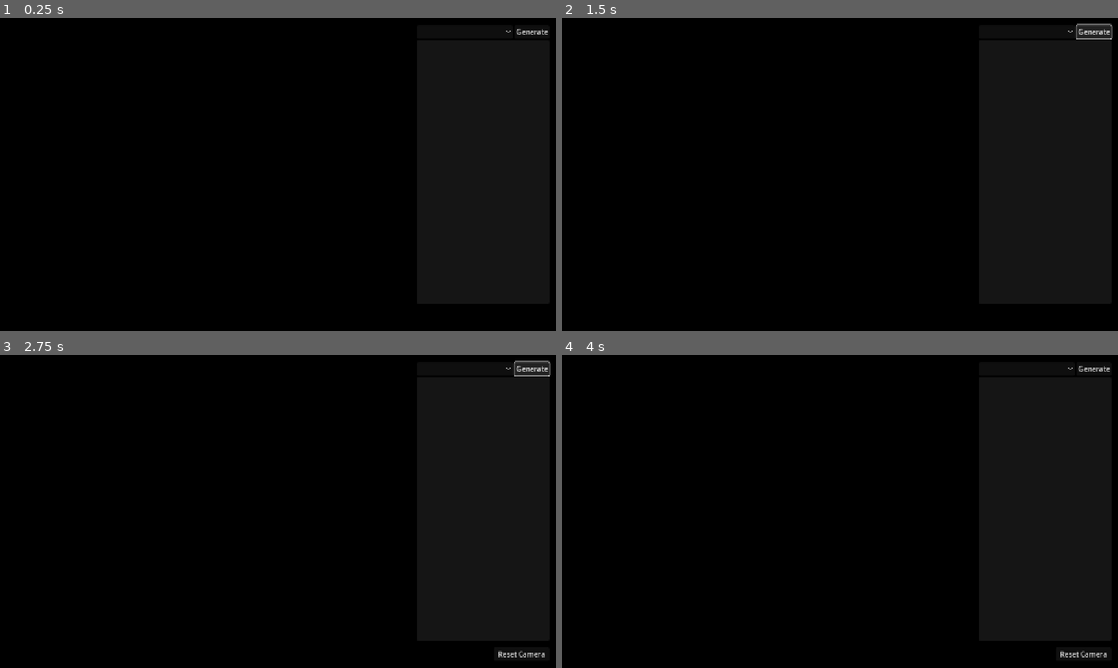
Above: before the commit, frames 1-4 (two rows, left to right).
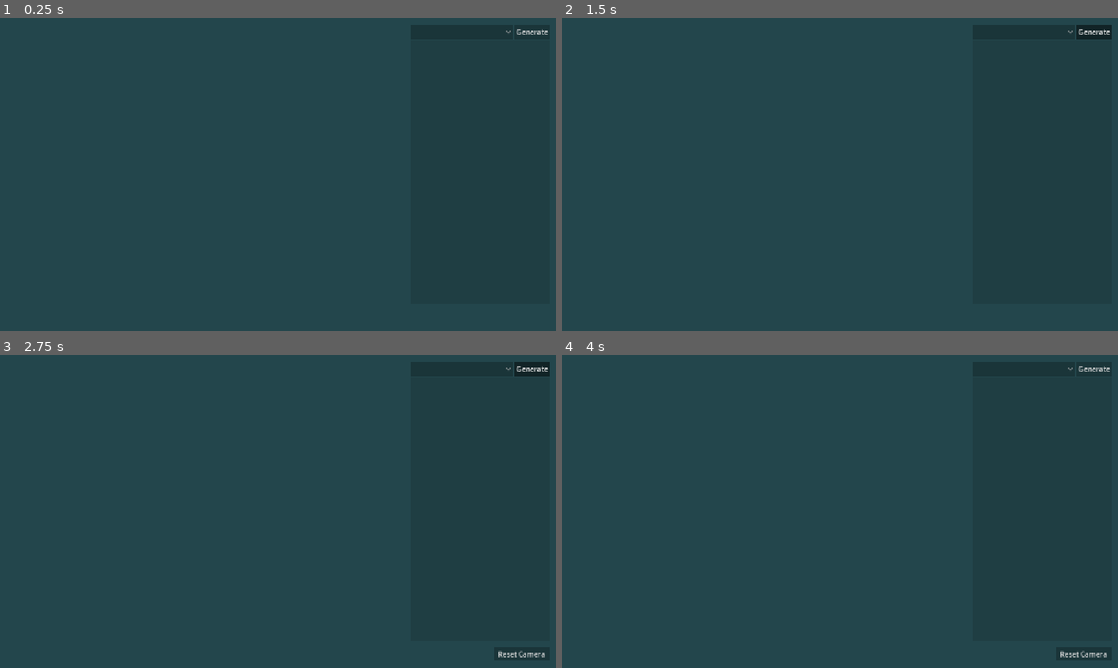
Above: after the commit, the same moments.

Repository: turboshook/ProGenViz
Game: Godot game, scene res://main.tscn
Same seed, same stepped clock (60 frames per second), same inputs: the game is played once before the commit and once after it.
Inputs (mouse positions are in pixels of both pictures, inside the frame that each line leads up to; where the layout moved, square brackets give the same spot in the first picture):
- Up to frame 1 (0.25 s): no input
- Up to frame 2 (1.5 s): click (1023, 30) [1029, 30] at 0.5 s; click "Generate" at 1.25 s
- Up to frame 3 (2.75 s): tap Enter at 2 s; hold D (input_right) from 2.03 s (still down)
- Up to frame 4 (4 s): release D (input_right) at 2.75 s; click "Reset Camera" at 2.75 s; tap Space at 3.5 s; hold S (input_down) from 3.53 s (still down)

The runs differ from the first frame. In frame 1, 100% of the frame differs, in the area x 0-100%, y 0-100%; in frame 2, 100%; in frame 3, 100%; in frame 4, 100%.
Error in both runs: Invalid call. Nonexistent function 'generate_from_default' in base 'Nil'. (res://main.gd:47)

Commit message:
color palette and UI theme updates

Diff:
--- a/generators/random_walk/r_w_tile_map.tscn
+++ b/generators/random_walk/r_w_tile_map.tscn
@@ -1,6 +1,6 @@
 [gd_scene load_steps=4 format=3 uid="uid://cuu55vehijv7w"]
 
-[ext_resource type="Texture2D" uid="uid://bo2x2rjm4jii4" path="res://generators/random_walk/tiles.png" id="1_f1f60"]
+[ext_resource type="Texture2D" uid="uid://cl7vg0jbfeaot" path="res://import/tiles.png" id="1_f1f60"]
 
 [sub_resource type="TileSetAtlasSource" id="TileSetAtlasSource_rbm2k"]
 texture = ExtResource("1_f1f60")
@@ -9,6 +9,8 @@
 1:0/0 = 0
 0:1/0 = 0
 1:1/0 = 0
+0:2/0 = 0
+1:2/0 = 0
 
 [sub_resource type="TileSet" id="TileSet_sm51u"]
 tile_size = Vector2i(8, 8)
--- a/generators/simple_room_placement/s_r_p_tile_map.tscn
+++ b/generators/simple_room_placement/s_r_p_tile_map.tscn
@@ -1,6 +1,6 @@
 [gd_scene load_steps=4 format=3 uid="uid://cenqrtljsxea"]
 
-[ext_resource type="Texture2D" uid="uid://cl7vg0jbfeaot" path="res://generators/simple_room_placement/tiles.png" id="1_xulya"]
+[ext_resource type="Texture2D" uid="uid://cl7vg0jbfeaot" path="res://import/tiles.png" id="1_xulya"]
 
 [sub_resource type="TileSetAtlasSource" id="TileSetAtlasSource_7hhtk"]
 texture = ExtResource("1_xulya")
@@ -9,6 +9,8 @@
 1:0/0 = 0
 0:1/0 = 0
 1:1/0 = 0
+0:2/0 = 0
+1:2/0 = 0
 
 [sub_resource type="TileSet" id="TileSet_4oshb"]
 tile_size = Vector2i(8, 8)
--- a/main.gd
+++ b/main.gd
@@ -8,10 +8,10 @@
 	"res://generators/random_walk/generator.gd"
 ]
 
-@onready var algorithm_selection_button: OptionButton = $CanvasLayer/VBoxContainer/HBoxContainer/AlgorithmSelectionButton
-@onready var generate_button: Button = $CanvasLayer/VBoxContainer/HBoxContainer/GenerateButton
-@onready var generator_parameter_interface: GeneratorParameterInterface = $CanvasLayer/VBoxContainer/ParameterInterfaceContainer/GeneratorParameterInterface
-@onready var reset_camera_button: Button = $CanvasLayer/ResetCameraButton
+@onready var algorithm_selection_button: OptionButton = $CanvasLayer/UI/VBoxContainer/HBoxContainer/AlgorithmSelectionButton
+@onready var generate_button: Button = $CanvasLayer/UI/VBoxContainer/HBoxContainer/GenerateButton
+@onready var generator_parameter_interface: GeneratorParameterInterface = $CanvasLayer/UI/VBoxContainer/ParameterInterfaceContainer/GeneratorParameterInterface
+@onready var reset_camera_button: Button = $CanvasLayer/UI/ResetCameraButton
 @onready var floor_visual_container: Node2D = $FloorVisualContainer
 
 var generator_id: int = -1
--- a/main.tscn
+++ b/main.tscn
@@ -1,7 +1,8 @@
-[gd_scene load_steps=3 format=3 uid="uid://fq4dg2mjn4d"]
+[gd_scene load_steps=4 format=3 uid="uid://fq4dg2mjn4d"]
 
 [ext_resource type="Script" uid="uid://ya3q0vjml76l" path="res://main.gd" id="1_ig7tw"]
 [ext_resource type="PackedScene" uid="uid://bwymn7btwagif" path="res://utils/generator_parameter_interface/generator_parameter_interface.tscn" id="2_0xm2m"]
+[ext_resource type="Theme" uid="uid://budipvsn6w6vj" path="res://utils/ui_theme.tres" id="2_h2yge"]
 
 [node name="Main" type="Node2D"]
 script = ExtResource("1_ig7tw")
@@ -15,21 +16,31 @@
 anchor_bottom = 1.0
 grow_horizontal = 2
 grow_vertical = 2
-color = Color(0, 0, 0, 1)
+color = Color(0.137255, 0.27451, 0.298039, 1)
 
 [node name="CanvasLayer" type="CanvasLayer" parent="."]
 
-[node name="VBoxContainer" type="VBoxContainer" parent="CanvasLayer"]
-offset_left = 960.0
+[node name="UI" type="Control" parent="CanvasLayer"]
+layout_mode = 3
+anchors_preset = 15
+anchor_right = 1.0
+anchor_bottom = 1.0
+grow_horizontal = 2
+grow_vertical = 2
+theme = ExtResource("2_h2yge")
+
+[node name="VBoxContainer" type="VBoxContainer" parent="CanvasLayer/UI"]
+offset_left = 944.0
 offset_top = 16.0
 offset_right = 1264.0
 offset_bottom = 656.0
 
-[node name="HBoxContainer" type="HBoxContainer" parent="CanvasLayer/VBoxContainer"]
+[node name="HBoxContainer" type="HBoxContainer" parent="CanvasLayer/UI/VBoxContainer"]
+custom_minimum_size = Vector2(0, 32)
 layout_mode = 2
 alignment = 1
 
-[node name="AlgorithmSelectionButton" type="OptionButton" parent="CanvasLayer/VBoxContainer/HBoxContainer"]
+[node name="AlgorithmSelectionButton" type="OptionButton" parent="CanvasLayer/UI/VBoxContainer/HBoxContainer"]
 layout_mode = 2
 size_flags_horizontal = 3
 item_count = 5
@@ -44,19 +55,20 @@
 popup/item_4/text = "RandomWalk"
 popup/item_4/id = 4
 
-[node name="GenerateButton" type="Button" parent="CanvasLayer/VBoxContainer/HBoxContainer"]
+[node name="GenerateButton" type="Button" parent="CanvasLayer/UI/VBoxContainer/HBoxContainer"]
+custom_minimum_size = Vector2(80, 0)
 layout_mode = 2
 size_flags_horizontal = 4
 text = "Generate"
 
-[node name="ParameterInterfaceContainer" type="ScrollContainer" parent="CanvasLayer/VBoxContainer"]
+[node name="ParameterInterfaceContainer" type="ScrollContainer" parent="CanvasLayer/UI/VBoxContainer"]
 layout_mode = 2
 size_flags_vertical = 3
 
-[node name="GeneratorParameterInterface" parent="CanvasLayer/VBoxContainer/ParameterInterfaceContainer" instance=ExtResource("2_0xm2m")]
+[node name="GeneratorParameterInterface" parent="CanvasLayer/UI/VBoxContainer/ParameterInterfaceContainer" instance=ExtResource("2_0xm2m")]
 layout_mode = 2
 
-[node name="ResetCameraButton" type="Button" parent="CanvasLayer"]
+[node name="ResetCameraButton" type="Button" parent="CanvasLayer/UI"]
 offset_left = 1136.0
 offset_top = 672.0
 offset_right = 1264.0
--- /dev/null
+++ b/utils/ui_theme.tres
@@ -0,0 +1,29 @@
+[gd_resource type="Theme" load_steps=7 format=3 uid="uid://budipvsn6w6vj"]
+
+[sub_resource type="StyleBoxFlat" id="StyleBoxFlat_6qfjw"]
+bg_color = Color(0, 0, 0, 0.247059)
+
+[sub_resource type="StyleBoxFlat" id="StyleBoxFlat_ohdkm"]
+bg_color = Color(0, 0, 0, 0.333333)
+
+[sub_resource type="StyleBoxFlat" id="StyleBoxFlat_1kvt3"]
+bg_color = Color(0, 0, 0, 0.247059)
+
+[sub_resource type="StyleBoxFlat" id="StyleBoxFlat_2lhw5"]
+bg_color = Color(0, 0, 0, 0.121569)
+
+[sub_resource type="StyleBoxFlat" id="StyleBoxFlat_epr4m"]
+bg_color = Color(0.6, 0.6, 0.6, 0)
+
+[sub_resource type="StyleBoxFlat" id="StyleBoxFlat_8ojx3"]
+bg_color = Color(0, 0, 0, 0.121569)
+
+[resource]
+Button/styles/focus = SubResource("StyleBoxFlat_6qfjw")
+Button/styles/hover = SubResource("StyleBoxFlat_ohdkm")
+Button/styles/normal = SubResource("StyleBoxFlat_6qfjw")
+Button/styles/pressed = SubResource("StyleBoxFlat_6qfjw")
+LineEdit/styles/focus = SubResource("StyleBoxFlat_1kvt3")
+LineEdit/styles/normal = SubResource("StyleBoxFlat_2lhw5")
+Panel/styles/panel = SubResource("StyleBoxFlat_epr4m")
+PanelContainer/styles/panel = SubResource("StyleBoxFlat_8ojx3")
Binary file removed: generators/random_walk/tiles.png
Binary file removed: generators/simple_room_placement/tiles.png
Binary file added: import/project_palette.aseprite
Binary file added: import/project_palette.png
Not shown, changed: import/project_palette.png.import
Binary file added: import/tiles.png
Not shown, changed: import/tiles.png.import
